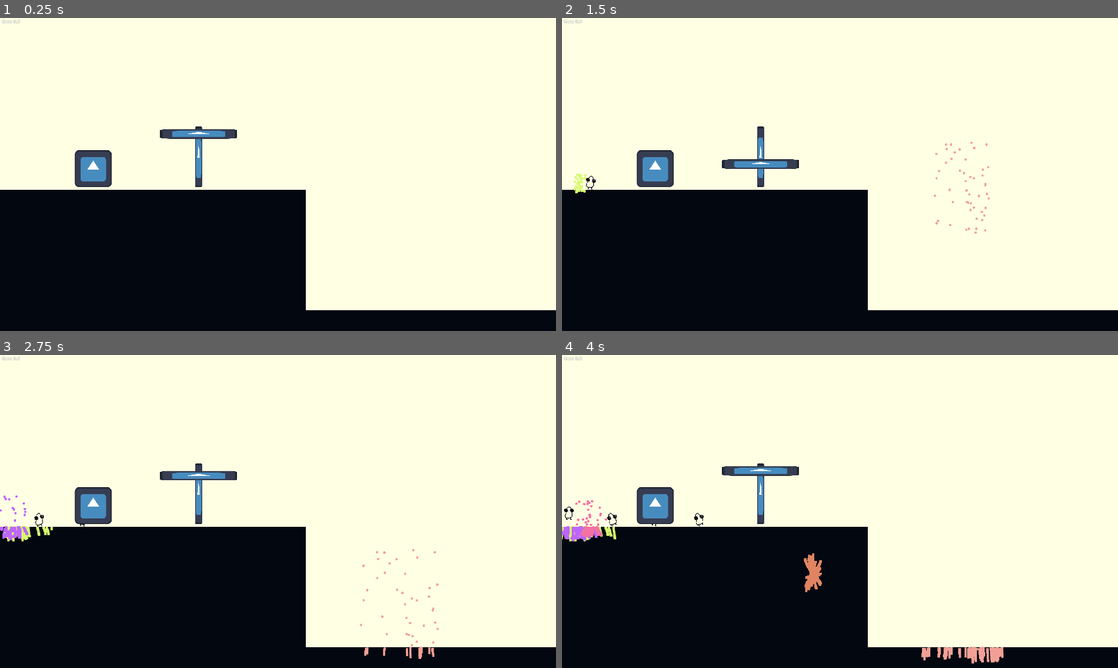
Above: before the commit, frames 1-4 (two rows, left to right).
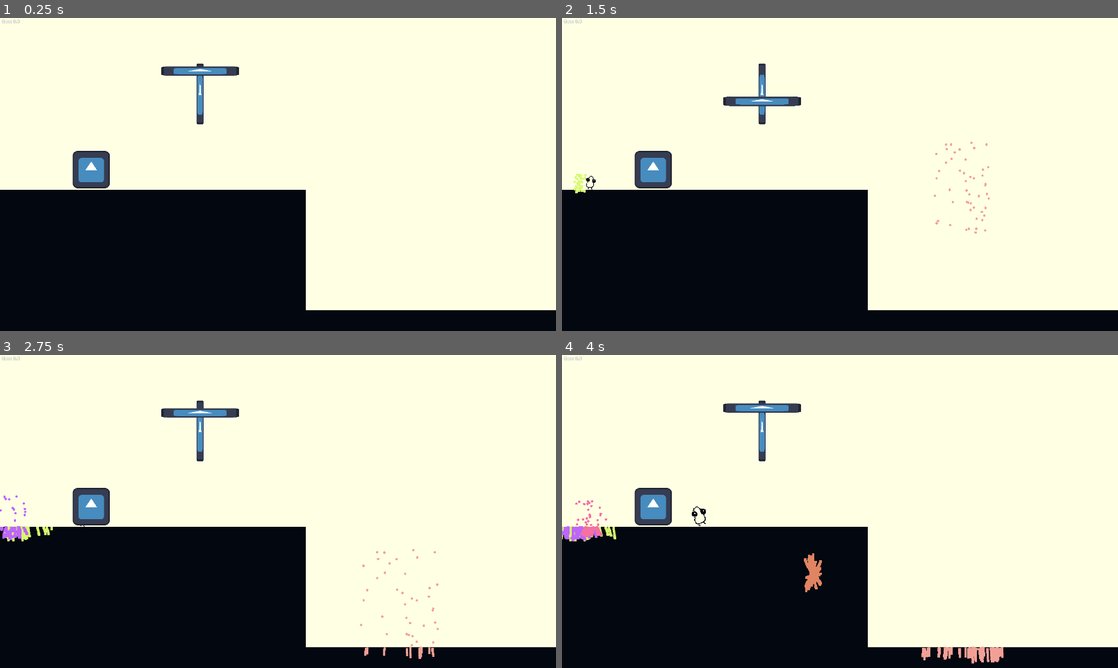
Above: after the commit, the same moments.

Repository: Octoan1/Tinkles-Incremental
Game: Godot game, scene res://main.tscn
Same seed, same stepped clock (60 frames per second), same inputs: the game is played once before the commit and once after it. The engine's default icon, where the game draws it, is replaced by a stand-in: a white triangle on a blue panel in a dark square.
Inputs (mouse positions are in pixels of both pictures, inside the frame that each line leads up to):
- Up to frame 1 (0.25 s): no input
- Up to frame 2 (1.5 s): tap Enter at 0.5 s; move the mouse to (962, 158) at 0.52 s; click (962, 158) at 0.6 s; move the mouse to (578, 183) at 1.27 s; click (578, 183) at 1.35 s
- Up to frame 3 (2.75 s): move the mouse to (5, 511) at 2.02 s; click (5, 511) at 2.1 s
- Up to frame 4 (4 s): move the mouse to (812, 574) at 2.77 s; click (812, 574) at 2.85 s; move the mouse to (589, 520) at 3.52 s; click (589, 520) at 3.6 s

The runs differ from the first frame. In frame 1, 1.6% of the frame differs, in the area x 13-43%, y 14-55%; in frame 2, 1.6%; in frame 3, 1.6%; in frame 4, 1.8%, in the area x 0-43%, y 14-55%.

Commit message:
fall damage

Diff:
--- a/Components/attack.gd
+++ b/Components/attack.gd
@@ -5,6 +5,6 @@
 @export var knockback_force: float
 
 
-func _init() -> void:
-	attack_damage = 1.0
-	knockback_force = 0.0
+func _init(damage: float = 1.0, knockback: float = 0) -> void:
+	attack_damage = damage
+	knockback_force = knockback
--- a/Objects/Buildings/buffet.tscn
+++ b/Objects/Buildings/buffet.tscn
@@ -8,6 +8,9 @@
 [node name="Buffet" type="Node2D" unique_id=241154822]
 script = ExtResource("1_oxico")
 
+[node name="Sprite2D" type="Sprite2D" parent="." unique_id=1560569755]
+texture = ExtResource("2_0jko2")
+
 [node name="Area2D" type="Area2D" parent="." unique_id=927927315]
 position = Vector2(-4, 6)
 scale = Vector2(0.725, 6.335)
@@ -17,7 +20,4 @@
 [node name="CollisionShape2D" type="CollisionShape2D" parent="Area2D" unique_id=1182417178]
 shape = SubResource("RectangleShape2D_7mycd")
 
-[node name="Sprite2D" type="Sprite2D" parent="." unique_id=1560569755]
-texture = ExtResource("2_0jko2")
-
 [connection signal="body_entered" from="Area2D" to="." method="_on_area_2d_body_entered"]
--- a/Objects/Lemming/lemming.gd
+++ b/Objects/Lemming/lemming.gd
@@ -84,6 +84,10 @@
 	if jumping:
 		sprite.rotate(3 * delta)
 
+	if lemming_cam.enabled:
+		print("pos: ", self.global_position)
+		print("vel: ", self.velocity)
+		print("health: ", health_component.get_health())
 
 	if not is_on_floor():
 		self.velocity += get_gravity() * 0.1
@@ -139,6 +143,10 @@
 ### TRAITS HERE ###
 func _fed() -> void:
 	global_scale *= 1.5
+
+	var max_health: float = health_component.get_max_health()
+	health_component.set_max_health(max_health * 2)
+	health_component.reset()
 	#health *= 2
 	#health_component
 
@@ -154,11 +162,20 @@
 
 
 func _on_health_component_damaged(attack: Attack) -> void:
-	var damage_amount = attack.attack_damage
+	var damage_amount: float = attack.attack_damage
 
-	var total_goo = damage_amount * damage_value
+	var total_goo: float = damage_amount * damage_value
 
 	GameManager.modify_goo(total_goo)
 
 	var pm: Node2D = get_tree().root.get_node("Main").get_node("ParticleManager")
 	pm.call_deferred("spawn_damage_particles", self.global_position, damage_amount)
+
+
+# fall damage test
+func _on_hurtbox_component_body_entered(body: Node2D) -> void:
+	print(velocity.length())
+	if velocity.length() > 700:
+		var damage: float = velocity.length() / 100
+		print(damage)
+		health_component.apply_attack(Attack.new(damage))
--- a/Objects/Lemming/lemming.tscn
+++ b/Objects/Lemming/lemming.tscn
@@ -60,8 +60,11 @@
 [sub_resource type="RectangleShape2D" id="RectangleShape2D_gvufl"]
 size = Vector2(24, 41)
 
+[sub_resource type="RectangleShape2D" id="RectangleShape2D_hqpyc"]
+size = Vector2(35, 63)
+
 [node name="Lemming" type="CharacterBody2D" unique_id=1909906124 groups=["Lemming"]]
-collision_layer = 0
+collision_layer = 2
 collision_mask = 5
 input_pickable = true
 script = ExtResource("1_bs02x")
@@ -108,6 +111,16 @@
 shape = SubResource("RectangleShape2D_gvufl")
 debug_color = Color(0, 0.6485298, 0.187787, 0.41960785)
 
+[node name="VelocityDamage" type="Area2D" parent="." unique_id=1106945350]
+z_index = 1
+collision_layer = 2
+collision_mask = 5
+
+[node name="HurtboxShape" type="CollisionShape2D" parent="VelocityDamage" unique_id=2007925793]
+position = Vector2(0.5, 5.5)
+shape = SubResource("RectangleShape2D_hqpyc")
+debug_color = Color(0.61193776, 0.53674734, 0, 0.41960785)
+
 [connection signal="input_event" from="." to="." method="_input_event"]
 [connection signal="damaged" from="HealthComponent" to="." method="_on_health_component_damaged"]
 [connection signal="died" from="HealthComponent" to="." method="_on_health_component_died"]
@@ -115,3 +128,4 @@
 [connection signal="timeout" from="invuln_timer" to="." method="_on_invuln_timer_timeout"]
 [connection signal="timeout" from="Lifespan" to="." method="_on_lifespan_timeout"]
 [connection signal="timeout" from="click_timer" to="." method="_on_click_timer_timeout"]
+[connection signal="body_entered" from="VelocityDamage" to="." method="_on_hurtbox_component_body_entered"]
--- a/damage_area.gd
+++ b/damage_area.gd
@@ -7,17 +7,20 @@
 @export var one_shot: bool = false
 
 func _ready():
-	if active == true: self.monitoring = true
-	else: self.monitoring = false
+	#if active == true: self.monitoring = true
+	#else: self.monitoring = false
+	pass
 
 func _physics_process(delta: float) -> void:
-	if active == true and one_shot == false:
-		for body in get_overlapping_bodies():
-			if insta_kill == true:
-				body.die()
-			else:
-				body.take_damage(damage)
+	#if active == true and one_shot == false:
+		#for body in get_overlapping_bodies():
+			#if insta_kill == true:
+				#body.die()
+			#else:
+				#body.take_damage(damage)
+	pass
 
 func _on_body_entered(body: Node2D) -> void:
-	if active == true and one_shot == true:
-		body.take_damage(damage)
+	#if active == true and one_shot == true:
+		#body.take_damage(damage)
+	pass
--- a/main.tscn
+++ b/main.tscn
@@ -42,10 +42,11 @@
 scene = ExtResource("2_0xm2m")
 
 [node name="Timer" type="Timer" parent="LemmingSpawner" unique_id=805387629]
+one_shot = true
 autostart = true
 
 [node name="Buffet" parent="." unique_id=241154822 instance=ExtResource("4_lquwl")]
-position = Vector2(322, 520)
+position = Vector2(315, 523)
 
 [node name="UI" type="CanvasLayer" parent="." unique_id=1452592837]
 script = ExtResource("4_1bvp3")
@@ -60,10 +61,10 @@
 metadata/_edit_use_anchors_ = true
 
 [node name="Crusher" parent="." unique_id=762803738 instance=ExtResource("8_5vw27")]
-position = Vector2(686, 400)
+position = Vector2(691, 183)
 
 [node name="GroundDamage" type="Area2D" parent="." unique_id=18611825]
-position = Vector2(1318, 1001)
+position = Vector2(1339, 207)
 collision_layer = 4
 collision_mask = 2
 script = ExtResource("9_kek77")
